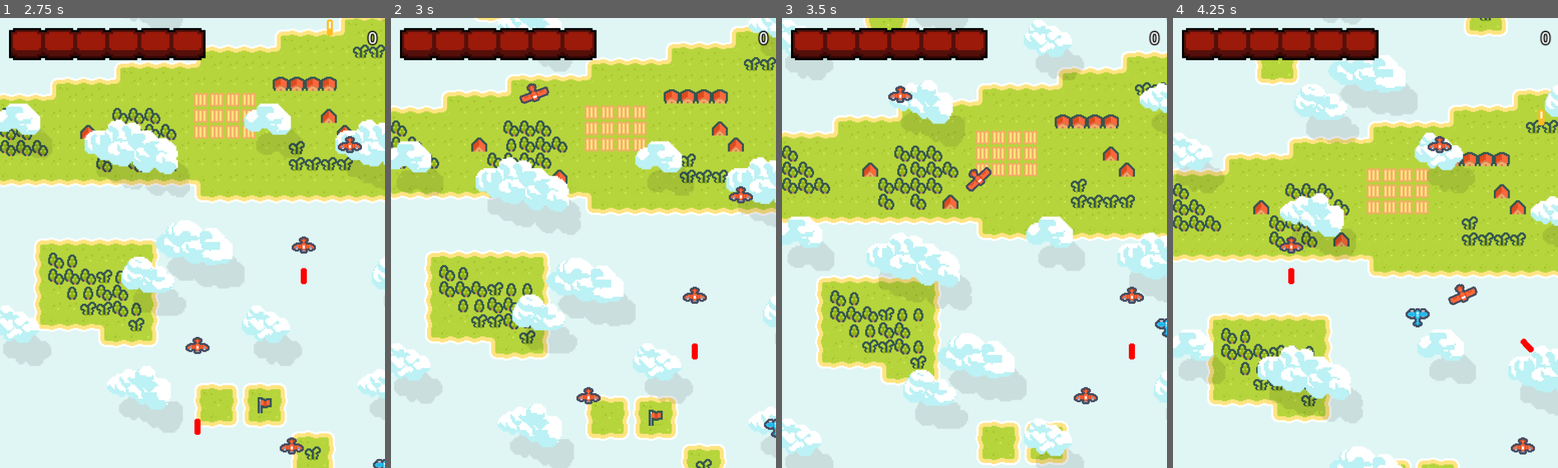
Above: before the commit, frames 1-4 (left to right).
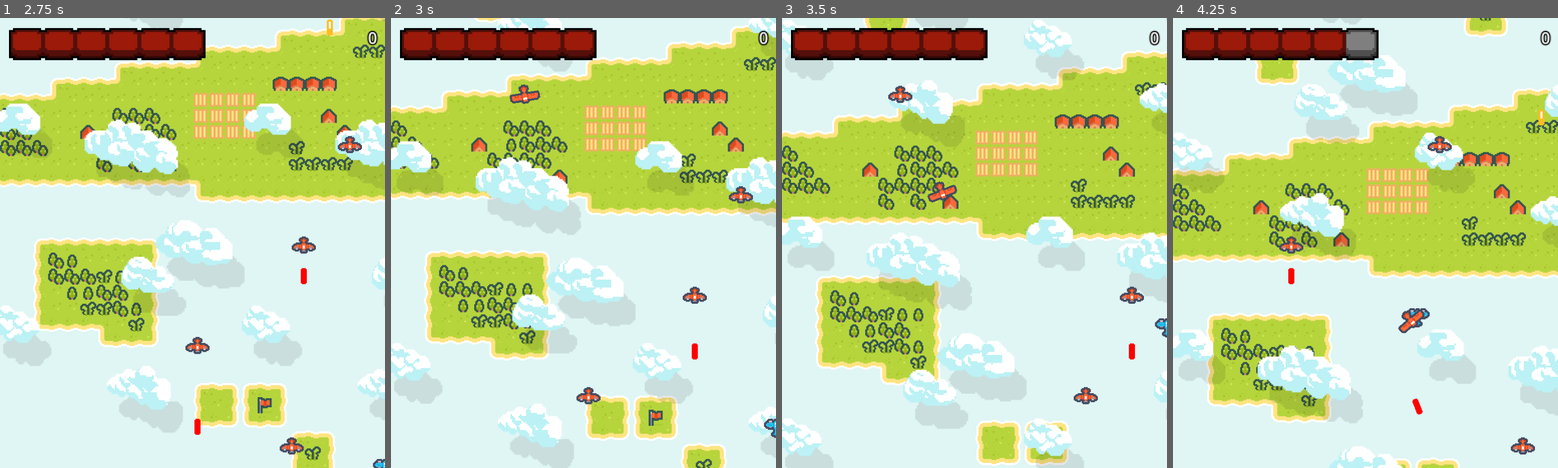
Above: after the commit, the same moments.

Repository: ProsaurusRex/Bullet-Hell-Lessons
Game: Godot game, scene res://game.tscn
Same seed, same stepped clock (60 frames per second), same inputs: the game is played once before the commit and once after it.
Inputs:
- Up to frame 1 (2.75 s): hold D (p1_right) 0.53-1.28 s; tap E (p1_special, bound only after the commit) at 0.6, 1.55, 2.1 s; hold S (down) 1.28-2.03 s; tap Space (p1_shoot) at 1.35 s; hold D (p1_right) from 2.03 s (still down)
- Up to frame 2 (3 s): release D (p1_right) at 2.78 s; hold W (p1_up) from 2.78 s (still down); tap E (p1_special, bound only after the commit) at 2.85 s
- Up to frame 3 (3.5 s): keep holding W (p1_up)
- Up to frame 4 (4.25 s): release W (p1_up) at 3.53 s; hold A (left) from 3.53 s (still down); tap Space (p1_shoot) at 3.6 s; tap E (p1_special, bound only after the commit) at 3.8 s

Frame 1 is identical in both runs. In frame 2, 0.3% of the frame differs, in the area x 30-42%, y 14-20%; in frame 3, 0.4%; in frame 4, 1.0%, in the area x 44-94%, y 2-89%.

Commit message:
specials and better turning

Diff:
--- a/Enemies/seeker.gd
+++ b/Enemies/seeker.gd
@@ -6,10 +6,11 @@
 func _physics_process(delta: float) -> void:
 	if is_instance_valid(target):
 		var target_direction = position.direction_to(target.position)
-		if transform.x.cross(target_direction) > 0:
-			direction = direction.rotated(turn_speed * delta)
-		else:
-			direction = direction.rotated(-turn_speed * delta)
+		direction = direction.rotated(transform.x.cross(target_direction) * turn_speed * delta)
+		#if transform.x.cross(target_direction) > 0:
+			#direction = direction.rotated(turn_speed * delta)
+		#else:
+			#direction = direction.rotated(-turn_speed * delta)
 	super._physics_process(delta)
 
 
--- a/Projectiles/missle.gd
+++ b/Projectiles/missle.gd
@@ -6,14 +6,12 @@
 func _physics_process(delta: float) -> void:
 	if is_instance_valid(target):
 		var target_direction = position.direction_to(target.position)
-		if transform.x.cross(target_direction) > 0:
-			rotation += turn_speed * delta
-		else:
-			rotation -= turn_speed * delta
+		rotation += transform.x.cross(target_direction) * turn_speed * delta
+
 	super._physics_process(delta)
 	if speed <= 500:
 		speed += 500 * delta
-		turn_speed -= PI/4 * delta
+		turn_speed -= PI/2 * delta
 
 
 func set_target(new_target):
--- a/player.gd
+++ b/player.gd
@@ -12,6 +12,10 @@
 var time_since_firing = 0.0
 var bullet_count = 1.0  # Float, so it can be used in division
 const MAX_BULLET_COUNT = 5.0
+
+# Special
+@export var special_projectile: PackedScene
+var special_ammo = 10
 
 # Variables
 var speed = 200
@@ -43,6 +47,9 @@
 	if Input.is_action_pressed(shoot) and time_since_firing >= bullet_cooldown:
 		attack()
 		time_since_firing = 0
+
+	if Input.is_action_just_pressed("p1_special") and special_ammo > 0:
+		pass
 
 
 func attack():  # Shoot bullets
--- a/project.godot
+++ b/project.godot
@@ -98,6 +98,11 @@
 "events": [Object(InputEventKey,"resource_local_to_scene":false,"resource_name":"","device":-1,"window_id":0,"alt_press …(191 unchanged characters)…
 ]
 }
+p1_special={
+"deadzone": 0.5,
+"events": [Object(InputEventKey,"resource_local_to_scene":false,"resource_name":"","device":-1,"window_id":0,"alt_pressed":false,"shift_pressed":false,"ctrl_pressed":false,"meta_pressed":false,"pressed":false,"keycode":0,"physical_keycode":69,"key_label":0,"unicode":101,"location":0,"echo":false,"script":null)
+]
+}
 
 [rendering]
 
